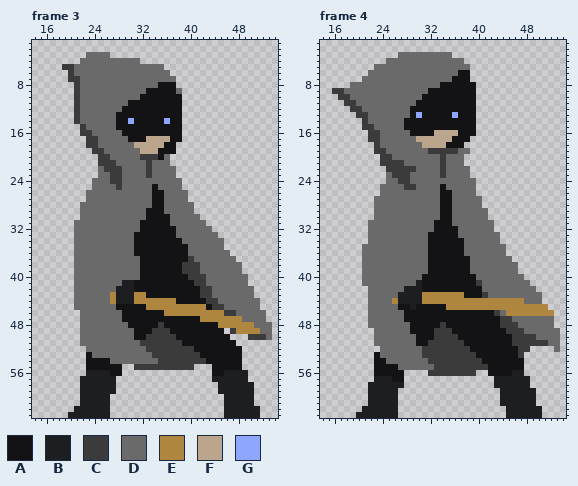
Edited in one commit: pixel-art file (Wizard Slash/Assets/Sprites/Wiz/wiz_runBrakeCombat.aseprite). Above, as it was before the edit.
64x64 pixels, 7 frames. Shown: frame 3: x 14..54, y 1..63; frame 4: x 14..54, y 1..63. The commit also changed other frames, which this record leaves out.
Visible layers, top first: "Layer 3", "Layer 1".
Palette (. is transparent): A #131315  B #1d1e22  C #3b3b3b  D #6a6a6a  E #ae8640  F #bba58d  G #8fa6ff
Pixels before, frame 3 (only the part around the change), first column x 14:
13 .......CDDDDDDAAAAAAAAAAA................
14 .......CDDDDDDAAGAAAAAGAA................
15 ........CDDDDDAAAAAAAAAAA................
16 ........CCDDDDDAAAAAAAAAA................
17 .........CCDDDDDAAAFFFFAA................
18 .........CCDDDDDDFFFFFAA.................
19 ..........CCDDDDDDFFFAAA.................
20 ...........CCDDDDDCCCAD..................
21 ...........CCCDDDDDCDDD..................
22 ...........DCCCDDDDCDDDD.................
23 ...........DDCCDDDDCDDDD.................
24 ..........DDDCCDDDDDDDDDD................
25 ..........DDDDCDDDDDADDDD................
26 .........DDDDDDDDDDDAADDDD...............
27 .........DDDDDDDDDDDAADDDD...............
28 ........DDDDDDDDDDDDAADDDDD..............
29 ........DDDDDDDDDDDAAADDDDD..............
30 ........DDDDDDDDDDDAAAADDDDD.............
31 .......DDDDDDDDDDDAAAAADDDDDD............
32 .......DDDDDDDDDDDAAAAAADDDDDD...........
33 .......DDDDDDDDDDAAAAAAADDDDDDD..........
34 .......DDDDDDDDDDAAAAAAAADDDDDDD.........
35 .......DDDDDDDDDDAAAAAAAAADDDDDD.........
36 .......DDDDDDDDDDAAAAAAAAADDDDDDD........
37 .......DDDDDDDDDDDAAAAAAAACDDDDDDD.......
38 .......DDDDDDDDDDDAAAAAAACCCDDDDDDD......
39 .......DDDDDDDDDDDAAAAAAACCCDDDDDDD......
40 .......DDDDDDDDDDDAAAAAAAACCCDDDDDDD.....
41 .......DDDDDDDDBBAAAAAAAAAACCDDDDDDD.....
42 .......DDDDDDDBBBAAAAAAAAAAACCDDDDDDD....
43 .......DDDDDDEBBBEEAAAAAAAAACCDDDDDDD....
44 .......DDDDDDEBBBEEEEEEEAAAAACCDDDDDDD...
45 .......DDDDDDDAAAAAEEEEEEEEEEACCDDDDDD...
46 ........DDDDDDDAAAAAAAEEEEEEEEEECCDDDDD..
47 ........DDDDDDDAAAAAAAAAAAAAEEEEEEEDDDD..
48 ........DDDDDDDDAAAAACAAAAAAAAAEEEEEEDDD.
49 ........DDDDDDDDDAAACCCAAAAAAAAA.CEEEEDD.
50 ........DDDDDDDDDAACCCCCAAAAAAAAA...CCCD.
51 ........DDDDDDDDDDCCCCCCCAAAAAAAAA.......
52 .........DDDDDDDDDDCCCCCCCCAAAAAAAA......
53 .........ADDDDDDDDDDCCCCCCCCAAAAAAA......
54 .........AAAADDDDDDDDCCCCCCCCAAAAAA......
55 .........AAAAAA..CCCCCCCCCC...AAAAA......
56 .........BBBBAA...............AABBBB.....
57 ........BBBBBB................BBBBBB.....
58 ........BBBBBB.................BBBBBB....
59 ........BBBBBB.................BBBBBB....
60 ........BBBBB...................BBBBB....
61 ........BBBBB...................BBBBB....
62 .......BBBBBB...................BBBBBB...
63 ......BBBBBBB...................BBBBBB...
Pixels before, frame 4 (only the part around the change), first column x 14:
31 ........DDDDDDDDDDDAAADDDDDDD............
32 ........DDDDDDDDDDDAAAADDDDDD............
33 ........DDDDDDDDDDAAAAADDDDDDD...........
34 ........DDDDDDDDDDAAAAAADDDDDD...........
35 .......DDDDDDDDDDDAAAAAADDDDDDD..........
36 .......DDDDDDDDDDDAAAAAADDDDDDD..........
37 .......DDDDDDDDDDDAAAAAAADDDDDDD.........
38 .......DDDDDDDDDDDAAAAAAADDDDDDDD........
39 .......DDDDDDDDDDDAAAAAAADDDDDDDD........
40 .......DDDDDDDDDDAAAAAAAAADDDDDDDD.......
41 .......DDDDDDDDDBAAAAAAAAACDDDDDDDD......
42 ........DDDDDDBBBAAAAAAAAAADDDDDDDDD.....
43 ........DDDDDBBBBEEEEEEEAAACDDDDDDDDD....
44 ........DDDDEBBBBEEEEEEEEEEEEEEEEEDDD....
45 ........DDDDDAABAAAAAEEEEEEEEEEEEEEEEE...
46 ........DDDDDDAAAAAAAAAAAAAAACDEEEEEEEE..
47 ........DDDDDDAAAAAAAAAAAAAAAACCDDDDDDD..
48 ........DDDDDDDAAAAACAAAAAAAAACCCDDDDDD..
49 .........DDDDDDAAAACCCAAAAAAAAACCCDDDDDD.
50 .........DDDDDDDAAACCCCAAAAAAAAACCCCDDDD.
51 .........DDDDDDDAACCCCCCAAAAAAAACCCCCCDD.
52 ..........DDDDDDDCCCCCCCCAAAAAAAACC....D.
53 .........ADDDDDDDCCCCCCCCCAAAAAAAC.......
54 .........AADDDDDDDCCCCCCCCCAAAAAAA.......
55 .........AAAADDDDDDCCCCCCCCCAAAAAA.......
56 .........AAAAA....CCCCCCCC..AAAABB.......
57 .........BBBAA...............BBBBBB......
58 ........BBBBBB...............BBBBBB......
59 ........BBBBB.................BBBBBB.....
60 ........BBBBB.................BBBBBB.....
61 ........BBBBB.................BBBBBB.....
62 .......BBBBBB..................BBBBBB....
63 ......BBBBBBB..................BBBBBB....
Once edited:
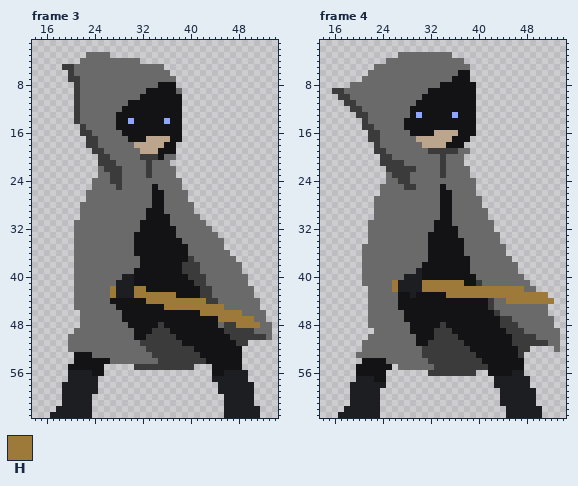
Colours new in this view: H #9d793a
Difference:
Frame 3, layers "Layer 3", "Layer 1":
y 20: x 37 . -> D
y 39: x 31 D -> A
y 40: x 29..31 DDD -> BBA
y 41: x 28 D -> B
y 42: x 27 D -> H; x 31..32 AA -> HH
y 43: x 27 E -> H; x 31..37 EEAAAAA -> HHHHHHH
y 44: x 27..42 EBBBEEEEEEEAAAAA -> AAAAAAHHHHHHHHHH
y 45: x 33..45 EEEEEEEEEEACC -> AAAHHHHHHHHHH
y 46: x 36..48 EEEEEEEEEECCD -> AAAAAAHHHHHHH
y 47: x 42..50 EEEEEEEDD -> AAAHHHHHH
y 48: x 45..51 EEEEEED -> DCCHHHH
y 49: x 21 . -> D; x 46 . -> C; x 48..51 EEEE -> CCCD
y 50: x 20..21 .. -> DD; x 47..49 ... -> CCC
y 51: x 20..21 .. -> DD; x 48..49 .. -> CC
y 52: x 20..22 ... -> DDD
y 53..54: x 21..22 .. -> AA
y 55: x 20..22 ... -> AAA; x 26..28 AAA -> ...
y 56: x 20..22 ... -> BBB; x 24..28 BBBAA -> AA...
y 57: x 20..21 .. -> BB; x 25..27 BBB -> ...
y 58..59: x 19..21 ... -> BBB; x 25..27 BBB -> ...
y 60..61: x 19..21 ... -> BBB; x 24..26 BBB -> ...
y 62: x 18..20 ... -> BBB; x 24..26 BBB -> ...
y 63: x 17..19 ... -> BBB; x 24..26 BBB -> ...
Frame 4, layers "Layer 3", "Layer 1":
y 38: x 31 D -> A
y 39: x 30..31 DD -> BA
y 40: x 28..30 DDD -> BBB
y 41: x 26..29 DDDD -> HBBB; x 31..37 AAAAAAA -> HHHHHHH
y 42: x 26..27 DD -> HB; x 31..47 AAAAAAAAAADDDDDDD -> HHHHHHHHHHHHHHHHH
y 43: x 27..28 BB -> AA; x 30..51 BEEEEEEEAAACDDDDDDDDD. -> AAAAAHHHHHHHHHHHHHHHHH
y 44: x 26..52 EBBBBEEEEEEEEEEEEEEEEEDDD.. -> DAAAAAAAAAAAAAAACDDHHHHHHHH
y 45: x 29 B -> A; x 35..51 EEEEEEEEEEEEEEEEE -> AAAAAAACDDDDDDDDD
y 46: x 45..52 EEEEEEEE -> DDDDDDD.
y 50: x 22 . -> D
y 51: x 21..22 .. -> DD
y 52: x 21..23 ... -> DDD
y 53: x 20..23 ...A -> DDDD
y 54: x 21..22 .. -> AA
y 55: x 20..22 ... -> AAA; x 26 A -> .
y 56: x 20..22 ... -> AAA; x 25..27 AAA -> ...
y 57: x 20..27 ...BBBAA -> BBBAA...
y 58: x 19..21 ... -> BBB; x 25..27 BBB -> ...
y 59..61: x 19..21 ... -> BBB; x 24..26 BBB -> ...
y 62: x 18..20 ... -> BBB; x 24..26 BBB -> ...
y 63: x 17..19 ... -> BBB; x 24..26 BBB -> ...
